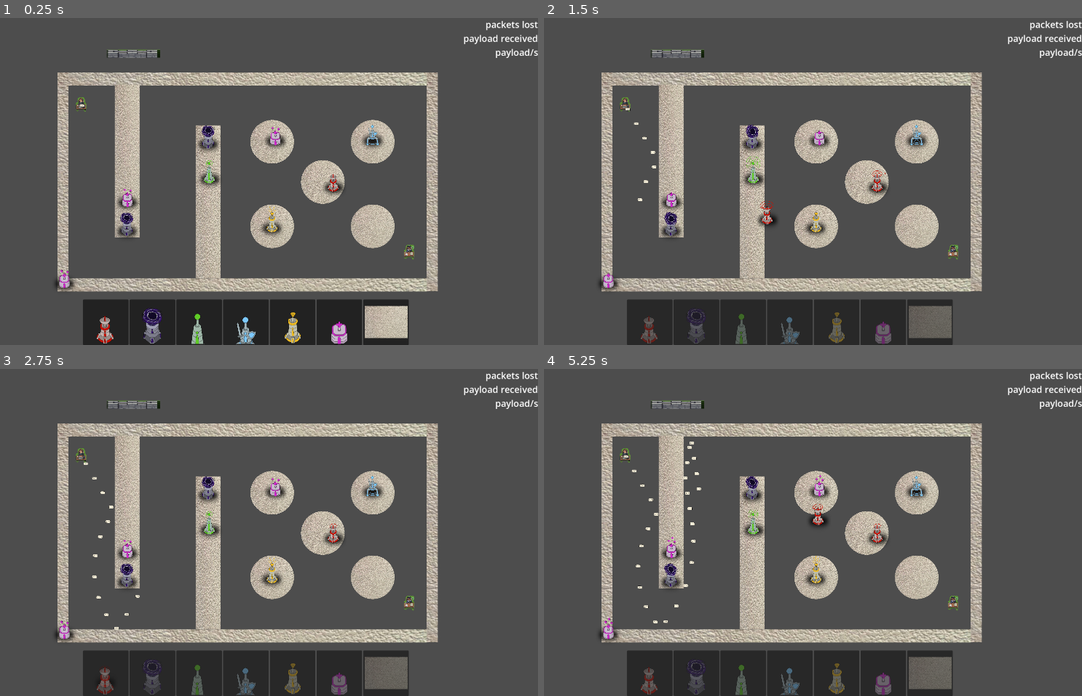
Above: before the commit, frames 1-4 (two rows, left to right).
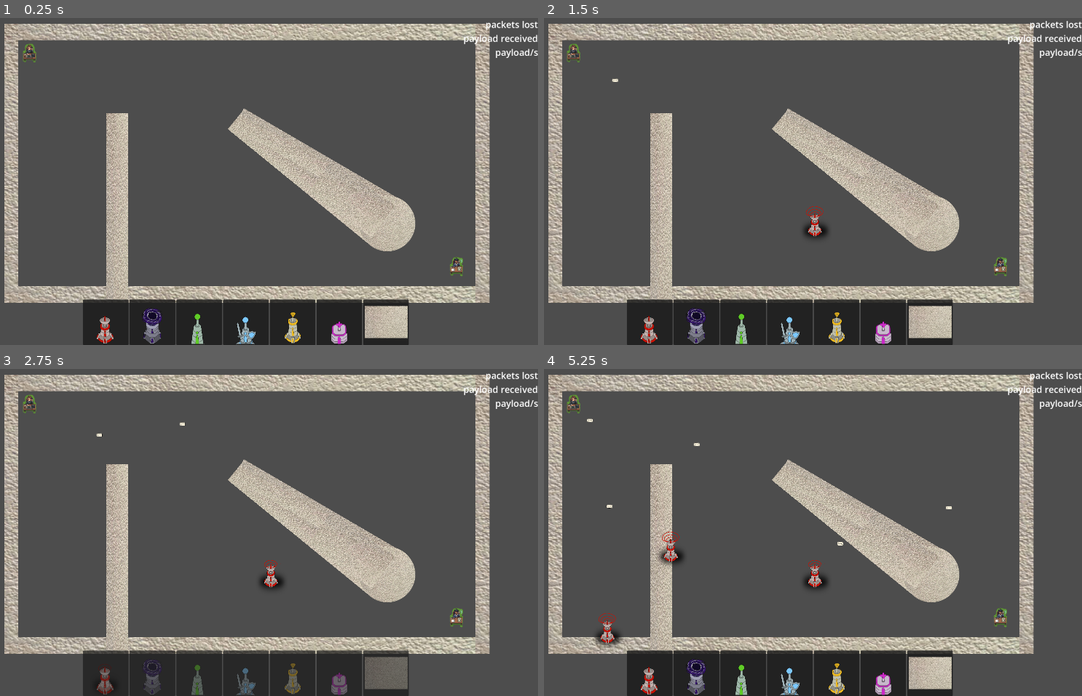
Above: after the commit, the same moments.

Repository: ryupold/ld59
Game: Godot game, scene res://scenes/main.tscn
Same seed, same stepped clock (60 frames per second), same inputs: the game is played once before the commit and once after it. Before the commit the project starts from res://scenes/test_sender.tscn. The engine's default icon, where the game draws it, is replaced by a stand-in: a white triangle on a blue panel in a dark square.
Inputs (mouse positions are in pixels of both pictures, inside the frame that each line leads up to):
- Up to frame 1 (0.25 s): no input
- Up to frame 2 (1.5 s): click (651, 322) at 0.52 s; drag from (818, 217) to (673, 194) at 1.27 s
- Up to frame 3 (2.75 s): click (107, 673) at 2.02 s
- Up to frame 4 (5.25 s): drag from (673, 545) to (818, 568) at 2.77 s; click (651, 673) at 3.52 s; move the mouse to (608, 624) at 4.27 s; click (608, 624) at 4.42 s; drag from (818, 483) to (818, 568) at 5.02 s

The runs differ from the first frame. In frame 1, 30% of the frame differs, in the area x 0-92%, y 1-88%; in frame 2, 32%; in frame 3, 31%; in frame 4, 32%, in the area x 0-92%, y 1-100%.

Commit message:
Load Firstlevel

Diff:
--- a/ld59-game/project.godot
+++ b/ld59-game/project.godot
@@ -11,7 +11,7 @@
 [application]
 
 config/name="LD59"
-run/main_scene="uid://cpqhc4o6gw6nv"
+run/main_scene="uid://bsp00jucjsi55"
 config/features=PackedStringArray("4.6", "GL Compatibility")
 config/icon="res://icon.svg"
 
--- a/ld59-game/scenes/levels/first_level.tscn
+++ b/ld59-game/scenes/levels/first_level.tscn
@@ -5,6 +5,8 @@
 [ext_resource type="Script" uid="uid://byxtxjd27x2eb" path="res://scenes/levels/level.gd" id="1_xbibw"]
 [ext_resource type="PackedScene" uid="uid://sc317p0yslvi" path="res://entities/receiver/receiver.tscn" id="3_hkalp"]
 [ext_resource type="PackedScene" uid="uid://d0cuiwxuevfh" path="res://entities/sender/sender.tscn" id="4_xbibw"]
+[ext_resource type="PackedScene" uid="uid://djohxpgt54hod" path="res://entities/walls/rectanlge_wall.tscn" id="6_3kh8m"]
+[ext_resource type="PackedScene" uid="uid://chplpkdrkqygp" path="res://entities/walls/circle_wall.tscn" id="7_fqprn"]
 
 [node name="FirstLevel" type="Node2D" unique_id=1669637617 node_paths=PackedStringArray("sender", "reciever", "towers", "packets")]
 script = ExtResource("1_xbibw")
@@ -24,9 +26,32 @@
 [node name="Sender" parent="." unique_id=1211801374 node_paths=PackedStringArray("packetParent") instance=ExtResource("4_xbibw")]
 position = Vector2(233, 296)
 packetParent = NodePath("../Packets")
+spawnAngleMin = 0.0
 
 [node name="Receiver" parent="." unique_id=2106263029 instance=ExtResource("3_hkalp")]
 position = Vector2(4244, 2307)
+
+[node name="RectangleWall" parent="." unique_id=369208461 instance=ExtResource("6_3kh8m")]
+position = Vector2(1058, 1736)
+scale = Vector2(0.405, 3.5)
+
+[node name="RectangleWall2" parent="." unique_id=496078732 instance=ExtResource("6_3kh8m")]
+position = Vector2(2836.9993, 1486.0001)
+rotation = 2.2557116
+scale = Vector2(0.405, 3.5)
+
+[node name="RectangleWall3" parent="." unique_id=121758671 instance=ExtResource("6_3kh8m")]
+position = Vector2(2952, 1343.9999)
+rotation = 2.0992906
+scale = Vector2(0.405, 3.5)
+
+[node name="CircleWall" parent="." unique_id=1578220329 instance=ExtResource("7_fqprn")]
+position = Vector2(3595, 1899)
+
+[node name="RectangleWall4" parent="." unique_id=485338014 instance=ExtResource("6_3kh8m")]
+position = Vector2(3257.9998, 1669)
+rotation = 2.1885486
+scale = Vector2(0.74066716, 1.4569749)
 
 [node name="Packets" type="Node2D" parent="." unique_id=2121823717]
 
--- /dev/null
+++ b/ld59-game/scenes/main.gd
@@ -0,0 +1,4 @@
+extends Node2D
+
+func _ready() -> void:
+	get_tree().change_scene_to_packed.call_deferred(GameState.levels[0].scene)
--- a/ld59-game/scenes/main.tscn
+++ b/ld59-game/scenes/main.tscn
@@ -1,3 +1,6 @@
 [gd_scene format=3 uid="uid://bsp00jucjsi55"]
 
+[ext_resource type="Script" uid="uid://dmrgdpr3k5mfb" path="res://scenes/main.gd" id="1_o5qli"]
+
 [node name="Game" type="Node2D" unique_id=2081110870]
+script = ExtResource("1_o5qli")
Not shown, added: ld59-game/scenes/main.gd.uid
